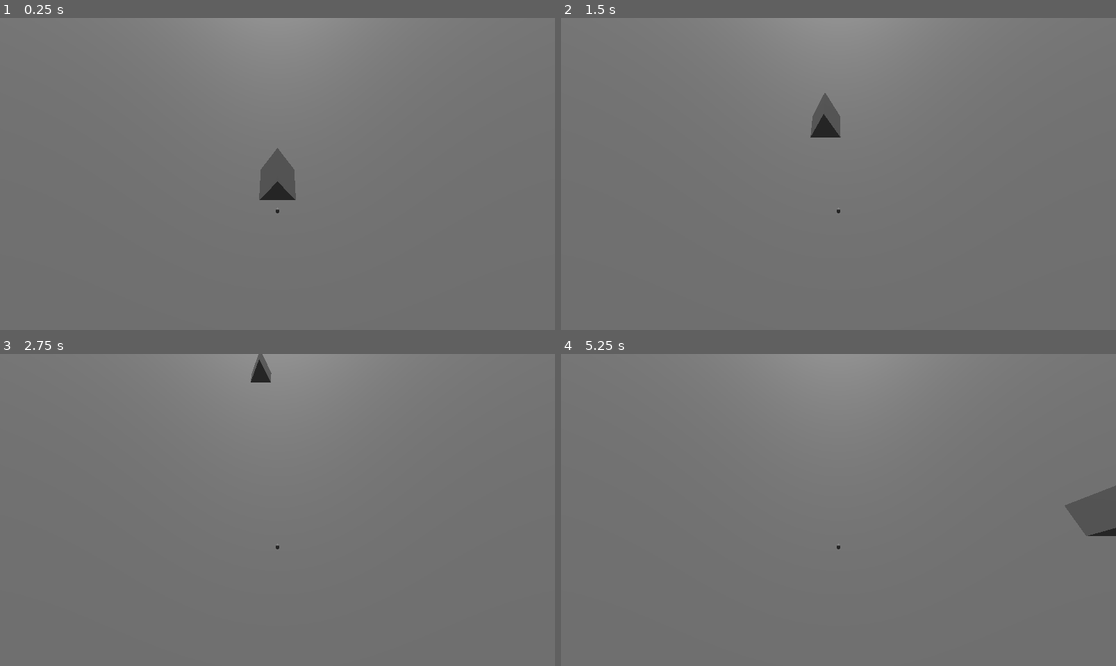
Above: before the commit, frames 1-4 (two rows, left to right).
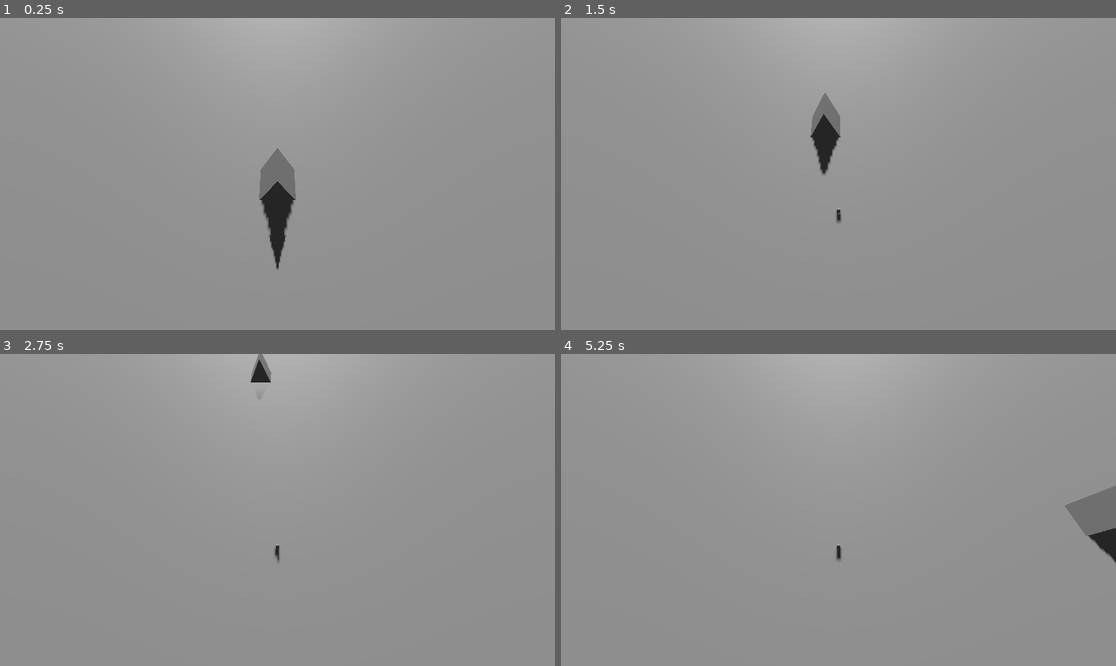
Above: after the commit, the same moments.

Repository: AngryCyboot/LD55
Game: Godot game, scene res://Main.tscn
Same seed, same stepped clock (60 frames per second), same inputs: the game is played once before the commit and once after it.
Inputs:
- Up to frame 1 (0.25 s): no input
- Up to frame 2 (1.5 s): tap Enter at 0.5 s; hold D (East) 0.53-1.28 s; hold Shift (Dash) 0.53-1.28 s; hold S (South) from 1.28 s (still down); tap Shift (Dash) at 1.35 s
- Up to frame 3 (2.75 s): release S (South) at 2.03 s; hold D (East) from 2.03 s (still down); hold Shift (Dash) from 2.03 s (still down)
- Up to frame 4 (5.25 s): release D (East) at 2.78 s; release Shift (Dash) at 2.78 s; hold W (North) 2.78-3.53 s; tap Shift (Dash) at 2.85, 4.35 s; hold Shift (Dash) 3.53-4.28 s; hold A (West) 3.53-5.03 s; hold S (South) from 5.03 s (still down); hold Shift (Dash) from 5.03 s (still down)

The runs differ from the first frame. In frame 1, 100% of the frame differs, in the area x 0-100%, y 0-100%; in frame 2, 100%; in frame 3, 100%; in frame 4, 100%.

Commit message:
MechaKaiju

Diff:
--- a/Main.tscn
+++ b/Main.tscn
@@ -1,6 +1,7 @@
-[gd_scene load_steps=8 format=3 uid="uid://m6y446t0sadi"]
+[gd_scene load_steps=9 format=3 uid="uid://m6y446t0sadi"]
 
 [ext_resource type="Script" path="res://Char.gd" id="1_o5fg3"]
+[ext_resource type="PackedScene" uid="uid://bd5htwp2larea" path="res://mecha_kaiju.tscn" id="2_hhnnu"]
 
 [sub_resource type="PlaneMesh" id="PlaneMesh_tx7jg"]
 size = Vector2(1000, 1000)
@@ -55,3 +56,7 @@
 
 [node name="DirectionalLight3D" type="DirectionalLight3D" parent="."]
 transform = Transform3D(1, 0, 0, 0, -0.880022, 0.474933, 0, -0.474933, -0.880022, 0, 54.1794, 0)
+shadow_enabled = true
+
+[node name="MechaKaiju" parent="." instance=ExtResource("2_hhnnu")]
+transform = Transform3D(1, 0, 0, 0, 1, 0, 0, 0, 1, 161.537, -7.62939e-06, 40.4158)
--- /dev/null
+++ b/MechaKaiju.gd
@@ -0,0 +1,23 @@
+extends AnimatableBody3D
+
+@export var max_speed : float = 1
+@export var target : Vector3 = Vector3.ZERO
+
+var legs : Array[Leg]
+var speed : float = 0
+
+func _ready():
+	for leg : Node3D in $MeshInstance3D/Legs.get_children():
+		if leg is Leg :
+			legs.append(leg)
+
+func _process(delta):
+	var dist : float = target.distance_to(global_position)
+	if dist*2 > speed and speed < max_speed:
+		speed += (max_speed-speed)*delta
+	elif speed > dist*2 and speed > 0:
+		speed -= speed*delta
+	if dist> 0.1:
+		var angle : float = atan2(target.x-global_position.x,target.z-global_position.z)
+		global_rotation.y = lerp_angle(global_rotation.y,angle,(delta*speed)/10)
+		global_position = global_position.move_toward(target,delta*speed)
--- /dev/null
+++ b/leg.gd
@@ -0,0 +1,40 @@
+extends AnimatableBody3D
+class_name Leg
+
+@export var max_speed : float = 10
+@export var max_extention : float = 4
+
+var mobile : bool = true
+var speed : float = 0
+var rest_pos :Node3D
+var last_pos : Vector3
+
+func _ready():
+	rest_pos = Node3D.new()
+	$"..".add_child.call_deferred(rest_pos)
+	rest_pos.position = position
+	rest_pos.name = name + "RestPos"
+	top_level = true
+
+func _process(delta):
+	var extention : float = global_position.distance_to(rest_pos.global_position)
+	if extention> max_extention*1.1:
+		mobile = true
+	if mobile:
+		step($"../../..".target,delta)
+		last_pos = global_position
+
+func step(target : Vector3,delta : float) -> void:
+	var foot_target :Vector3 = $"..".global_position.direction_to(target)
+	foot_target = foot_target * max_extention + rest_pos.global_position
+	var dist : float = foot_target.distance_to(Vector3(global_position.x,0,global_position.z))
+	if dist > 0.1:
+		var target_height : float = dist*2
+		if dist*2> speed and speed < max_speed:
+			speed += (max_speed-speed)*delta*2
+		elif speed > dist*2 and speed > 2:
+			speed -= speed*delta*2
+		var dir : Vector3 = Vector3(foot_target.x,target_height,foot_target.z)
+		global_position = global_position.move_toward(dir,delta*speed)
+	else:
+		mobile = false
--- /dev/null
+++ b/leg.tscn
@@ -0,0 +1,22 @@
+[gd_scene load_steps=4 format=3 uid="uid://d02t4rglf4u2y"]
+
+[ext_resource type="Script" path="res://leg.gd" id="1_lm678"]
+
+[sub_resource type="CylinderShape3D" id="CylinderShape3D_5af4m"]
+height = 8.0
+radius = 3.0
+
+[sub_resource type="BoxMesh" id="BoxMesh_krr88"]
+size = Vector3(4, 8, 4)
+
+[node name="Leg" type="AnimatableBody3D"]
+sync_to_physics = false
+script = ExtResource("1_lm678")
+
+[node name="CollisionShape3D" type="CollisionShape3D" parent="."]
+transform = Transform3D(1, 0, 0, 0, 1, 0, 0, 0, 1, 0, 4, 0)
+shape = SubResource("CylinderShape3D_5af4m")
+
+[node name="MeshInstance3D" type="MeshInstance3D" parent="."]
+transform = Transform3D(1, 0, 0, 0, 1, 0, 0, 0, 1, 0, 4, 0)
+mesh = SubResource("BoxMesh_krr88")
--- /dev/null
+++ b/mecha_kaiju.tscn
@@ -0,0 +1,54 @@
+[gd_scene load_steps=6 format=3 uid="uid://bd5htwp2larea"]
+
+[ext_resource type="Script" path="res://MechaKaiju.gd" id="1_2tqfd"]
+[ext_resource type="PackedScene" uid="uid://d02t4rglf4u2y" path="res://leg.tscn" id="2_mv277"]
+
+[sub_resource type="BoxShape3D" id="BoxShape3D_onpnc"]
+size = Vector3(20, 18.598, 30)
+
+[sub_resource type="BoxMesh" id="BoxMesh_sg2uf"]
+size = Vector3(20, 12, 24)
+
+[sub_resource type="PrismMesh" id="PrismMesh_mpl7l"]
+size = Vector3(8, 8, 8)
+
+[node name="MechaKaiju" type="AnimatableBody3D"]
+sync_to_physics = false
+script = ExtResource("1_2tqfd")
+
+[node name="CollisionShape3D" type="CollisionShape3D" parent="."]
+transform = Transform3D(1, 0, 0, 0, 1, 0, 0, 0, 1, 0, 9.30758, 0)
+shape = SubResource("BoxShape3D_onpnc")
+
+[node name="MeshInstance3D" type="MeshInstance3D" parent="."]
+transform = Transform3D(1, 0, 0, 0, 1, 0, 0, 0, 1, 0, 11.9584, 0)
+mesh = SubResource("BoxMesh_sg2uf")
+
+[node name="Legs" type="Node3D" parent="MeshInstance3D"]
+transform = Transform3D(1, 0, 0, 0, 1, 0, 0, 0, 1, 0, -11.9584, 0)
+
+[node name="Leg" parent="MeshInstance3D/Legs" instance=ExtResource("2_mv277")]
+transform = Transform3D(1, 0, 0, 0, 1, 0, 0, 0, 1, 14.14, 0, 10)
+
+[node name="Leg2" parent="MeshInstance3D/Legs" instance=ExtResource("2_mv277")]
+transform = Transform3D(1, 0, 0, 0, 1, 0, 0, 0, 1, -14.14, 0, 10)
+
+[node name="Leg3" parent="MeshInstance3D/Legs" instance=ExtResource("2_mv277")]
+transform = Transform3D(1, 0, 0, 0, 1, 0, 0, 0, 1, 14.14, 0, 0)
+
+[node name="Leg4" parent="MeshInstance3D/Legs" instance=ExtResource("2_mv277")]
+transform = Transform3D(1, 0, 0, 0, 1, 0, 0, 0, 1, -14.14, 0, 0)
+
+[node name="Leg5" parent="MeshInstance3D/Legs" instance=ExtResource("2_mv277")]
+transform = Transform3D(1, 0, 0, 0, 1, 0, 0, 0, 1, 14.14, 0, -10)
+
+[node name="Leg6" parent="MeshInstance3D/Legs" instance=ExtResource("2_mv277")]
+transform = Transform3D(1, 0, 0, 0, 1, 0, 0, 0, 1, -14.14, 0, -10)
+
+[node name="head" type="MeshInstance3D" parent="MeshInstance3D"]
+transform = Transform3D(1, 0, 0, 0, -4.37114e-08, -1, 0, 1, -4.37114e-08, 0, 0, 13.8867)
+mesh = SubResource("PrismMesh_mpl7l")
+
+[node name="OmniLight3D" type="OmniLight3D" parent="."]
+transform = Transform3D(1, 0, 0, 0, 1, 0, 0, 0, 1, 21.951, 23.5507, 3.65486)
+omni_range = 61.5669
